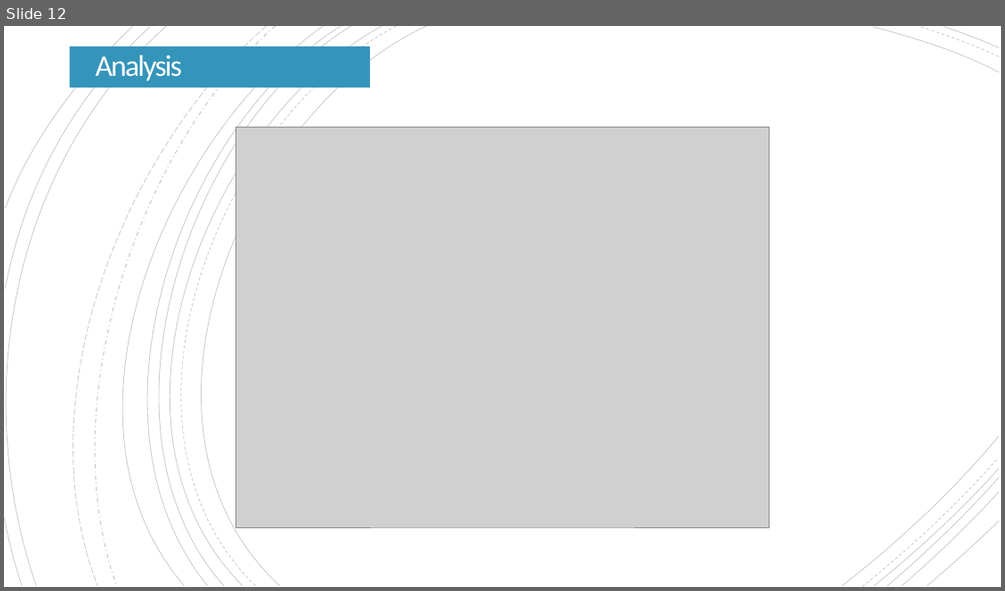
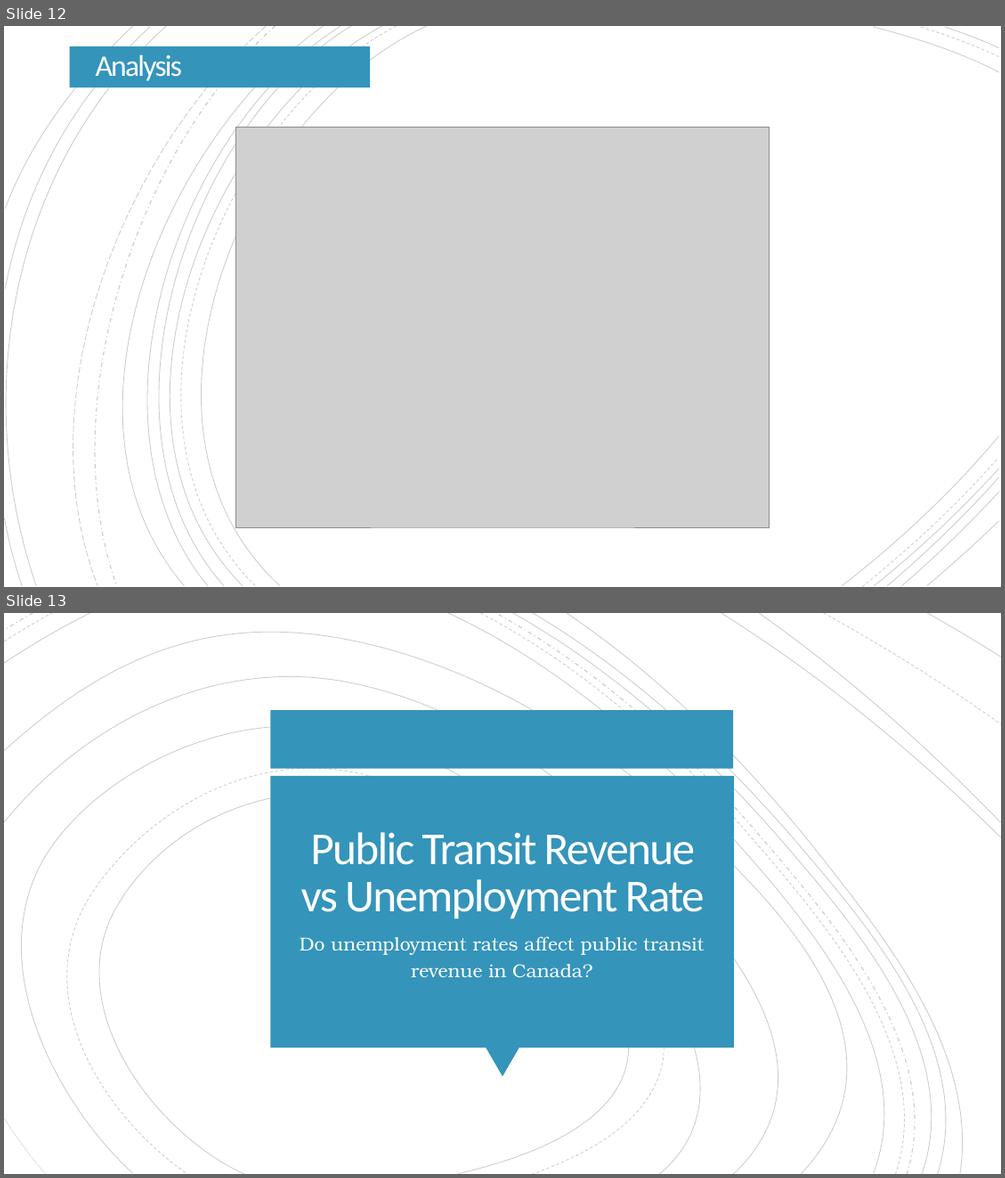
Before and after one commit to Cadeem-M/Project-1-Unemployment, a slide deck: Unemployment Analysis Presentation - Group 2.pptx. Shown one above the other, each under a label of ours: slide 12 before the commit, slides 12 and 13 after it. The pictures are 1005x591 and 1005x1178 pixels, drawn with LibreOffice and Linux fonts; fonts in the diff are those of the drawing; grey boxes stand for pictures. Boxes give left, top, right and bottom in pixels: in the first picture for what was removed or moved away, otherwise in the second. Text is boxed around its words. In the diff, an @@ line names an element or a change of style, - is before the commit and + after.

```diff
--- a/Unemployment Analysis Presentation - Group 2.pptx
+++ b/Unemployment Analysis Presentation - Group 2.pptx
@@ slide 13 added at [4, 613, 1001, 1174], background #FFFFFF @@
@@ group added at [4, 613, 1001, 1174]: 19 freeform shapes @@
@@ rectangle added at [270, 710, 733, 769], fill #3494BA @@
@@ rectangle added at [270, 776, 734, 1047], fill #3494BA @@
@@ title added at [301, 832, 704, 919], 44 pt, text #FFFEFF @@
+Public Transit Revenue vs Unemployment Rate
@@ text added at [299, 936, 704, 978], 18 pt, text #FFFEFF @@
+Do unemployment rates affect public transit revenue in Canada?
@@ triangle added at [485, 1047, 519, 1076], fill #3494BA @@
```
Also in this commit, not shown: 2 slides changed, 10 other slides added, 1 slide removed, 14 other files.
